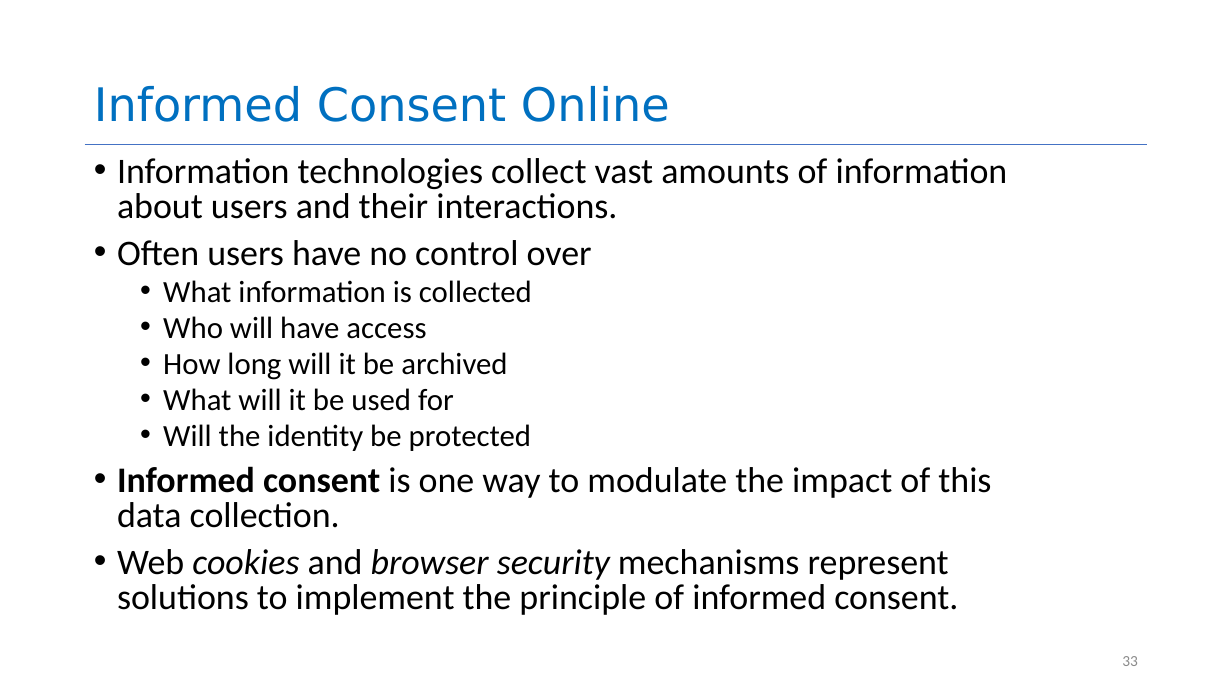
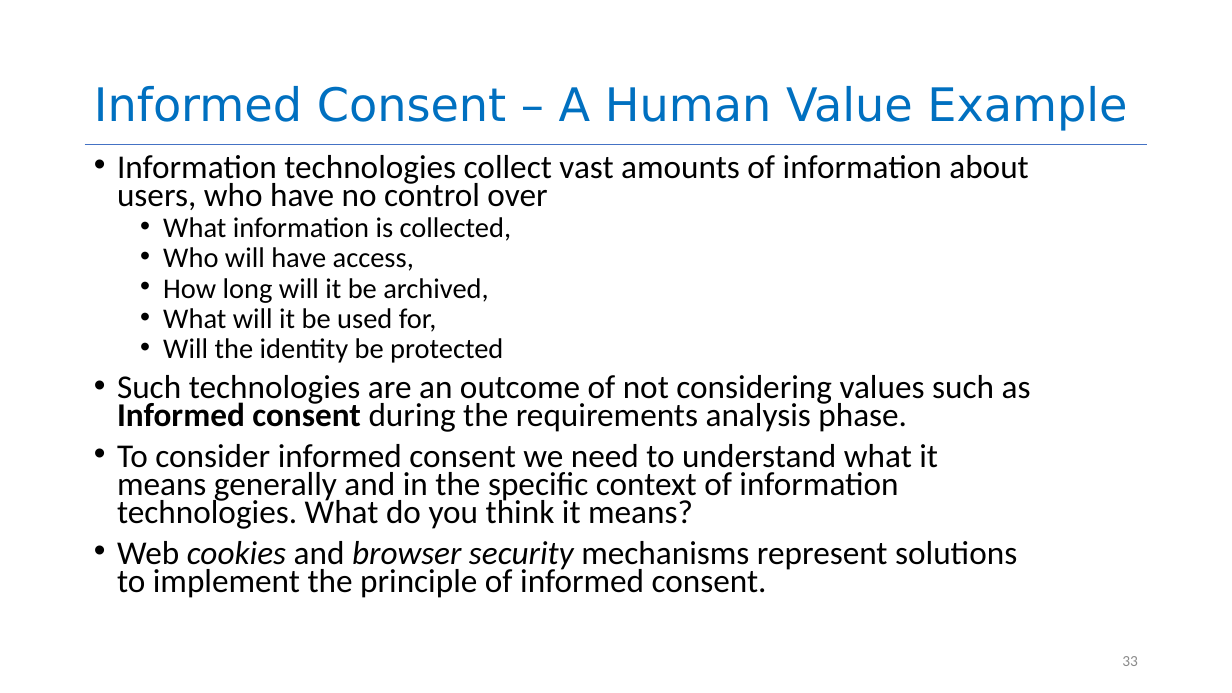
Before and after one commit to yashburshe/CS4530-Fall-2025, a slide deck: slide 33 of Slides/Module 01.2 Requirements Gathering.pptx. Drawn at 1232x693 pixels with LibreOffice and Linux fonts; fonts in the diff are those of the drawing. Boxes give left, top, right and bottom in pixels: in the first picture for what was removed or moved away, otherwise in the second. Text is boxed around its words. In the diff, an @@ line names an element or a change of style, - is before the commit and + after.

```diff
--- a/Slides/Module 01.2 Requirements Gathering.pptx
+++ b/Slides/Module 01.2 Requirements Gathering.pptx
@@ title at (94, 86, 1127, 131): text changed @@
-Informed Consent Online
+Informed Consent – A Human Value Example
@@ text at (117, 155, 1028, 332): text changed; size 28 to 22.2 pt @@
-• Information technologies collect vast amounts of information about users and their interactions.
-• Often users have no control over
-  • What information is collected
-  • Who will have access
-  • How long will it be archived
-  • What will it be used for
+• Information technologies collect vast amounts of information about users, who have no control over
+  • What information is collected,
+  • Who will have access,
+  • How long will it be archived,
+  • What will it be used for,
@@ text at (117, 338, 1017, 598): size 24 to 22.2 pt in "Will the identity be protected"; size 28 to 25.9 pt in "Web cookies and browser security mechanisms represent ..."; line spacing 0.8 to 0.7 @@
@@ text at (117, 375, 1031, 529): text changed; size 28 to 25.9 pt @@
-• Informed consent is one way to modulate the impact of this data collection.
+• Such technologies are an outcome of not considering values such as Informed consent during the requirements analysis phase.
+• To consider informed consent we need to understand what it means generally and in the specific context of information technologies. What do you think it means?
```
Also in this commit, not shown: 6 other slides changed, 3 other files.
